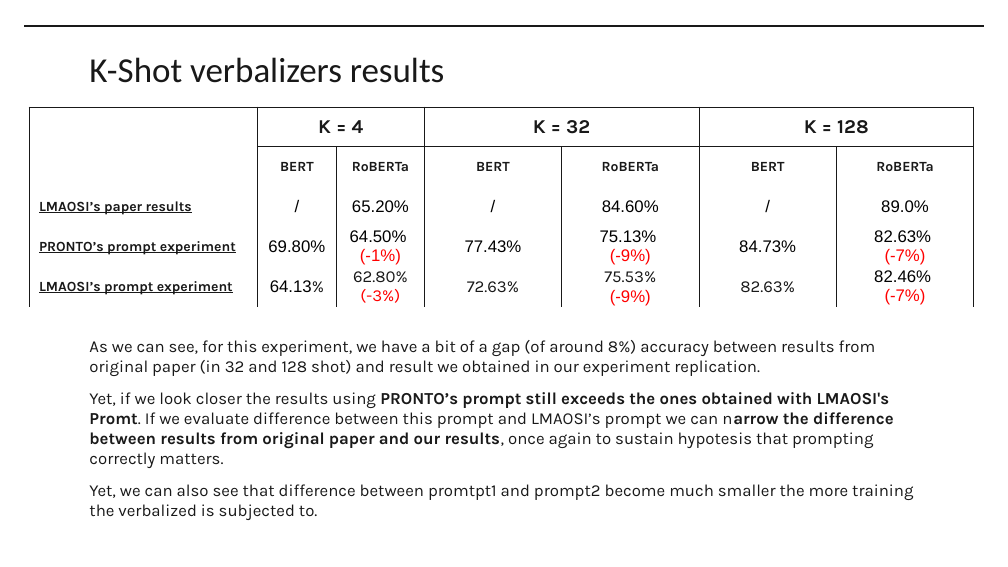
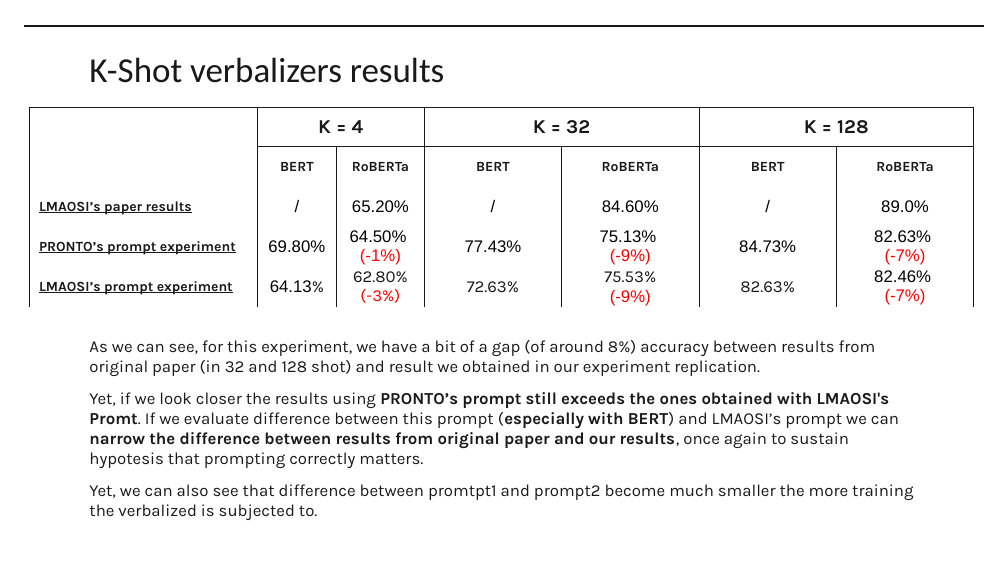
Before and after one commit to VR3ED/data-semantics-project, a slide deck: slide 11 of presentazione progetto.pptx. Drawn at 1008x567 pixels with LibreOffice and Linux fonts; fonts in the diff are those of the drawing; background and template pictures are left out. Boxes give left, top, right and bottom in pixels: in the first picture for what was removed or moved away, otherwise in the second. Text is boxed around its words. In the diff, an @@ line names an element or a change of style, - is before the commit and + after.

```diff
--- a/presentazione progetto.pptx
+++ b/presentazione progetto.pptx
@@ text at (x1=89, y1=392, x2=899, y2=468): text changed @@
-Yet, if we look closer the results using PRONTO’s prompt still exceeds the ones obtained with LMAOSI's Promt. If we evaluate difference between this prompt and LMAOSI’s prompt we can narrow the difference between results from original paper and our results, once again to sustain hypotesis that prompting correctly matters.
+Yet, if we look closer the results using PRONTO’s prompt still exceeds the ones obtained with LMAOSI's Promt. If we evaluate difference between this prompt (especially with BERT) and LMAOSI’s prompt we can narrow the difference between results from original paper and our results, once again to sustain hypotesis that prompting correctly matters.
```
Also in this commit, not shown: 10 other slides changed, 1 other file.
